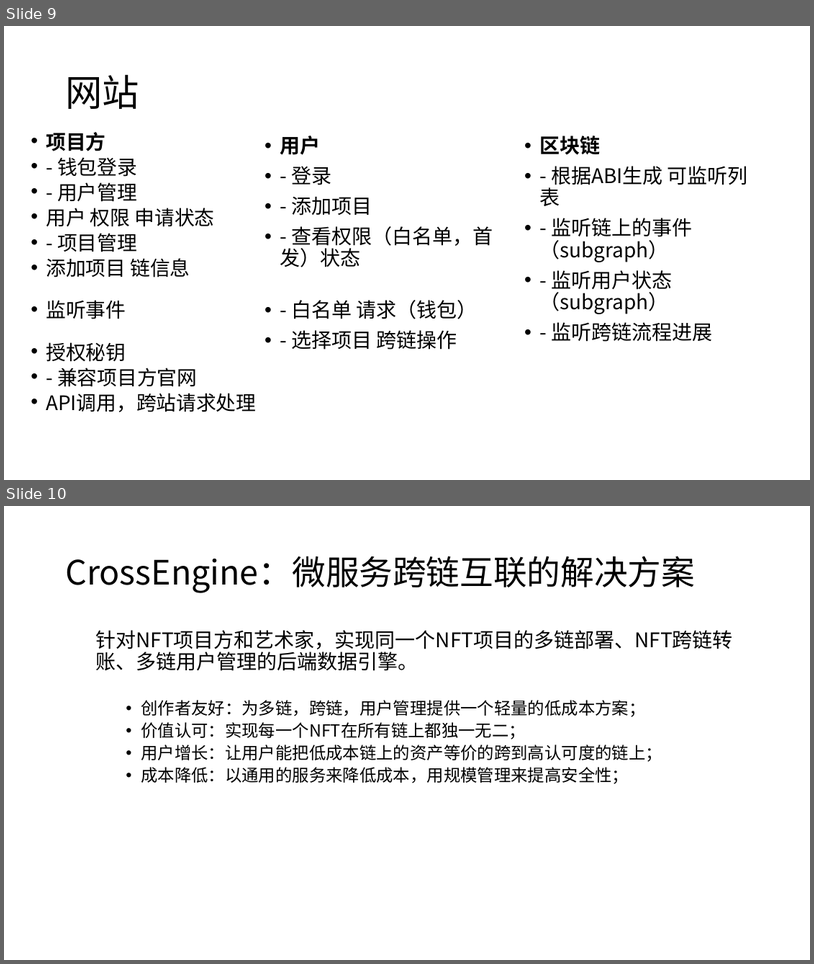
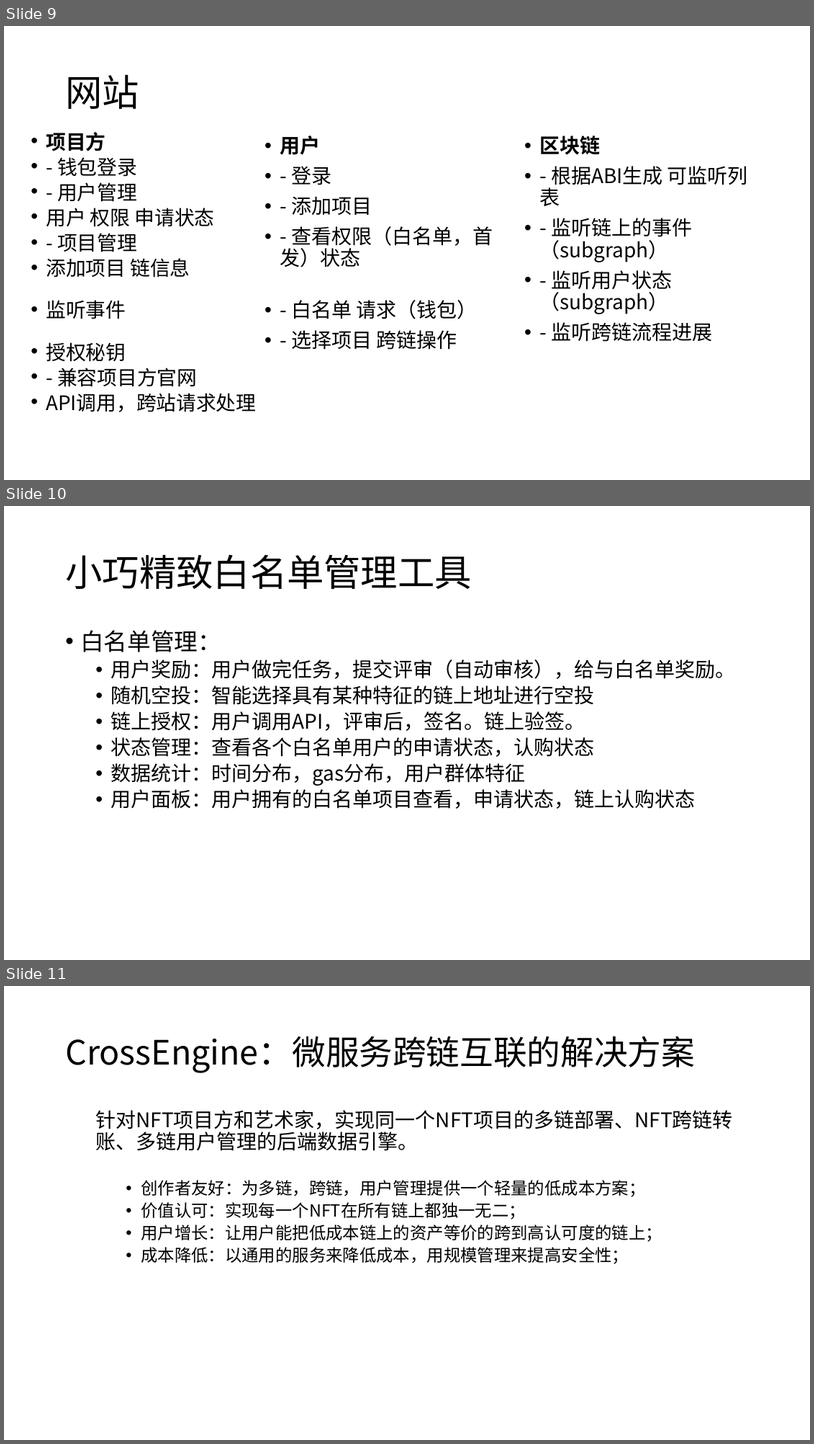
Before and after one commit to liusanchuan/Middleware.web3, a slide deck: doc/Idea.pptx. Shown one above the other, each under a label of ours: slides 9 and 10 before the commit, slides 9, 10 and 11 after it. The pictures are 814x964 and 814x1444 pixels, drawn with LibreOffice and Linux fonts; fonts in the diff are those of the drawing. Boxes give left, top, right and bottom in pixels: in the first picture for what was removed or moved away, otherwise in the second. Text is boxed around its words. In the diff, an @@ line names an element or a change of style, - is before the commit and + after.

```diff
--- a/doc/Idea.pptx
+++ b/doc/Idea.pptx
@@ slide 10 added at [4, 506, 810, 960], background #FFFFFF @@
@@ title added at [65, 554, 472, 589], 44 pt, text #000000 @@
+小巧精致白名单管理工具
@@ text added at [80, 630, 736, 808], 24 pt, text #000000 @@
+• 白名单管理：
+  • 用户奖励：用户做完任务，提交评审（自动审核），给与白名单奖励。
+  • 随机空投：智能选择具有某种特征的链上地址进行空投
+  • 链上授权：用户调用API，评审后，签名。链上验签。
+  • 状态管理：查看各个白名单用户的申请状态，认购状态
+  • 数据统计：时间分布，gas分布，用户群体特征
+  • 用户面板：用户拥有的白名单项目查看，申请状态，链上认购状态
@@ what was slide 10 is now slide 11 @@
```
Also in this commit, not shown: 1 slide changed.
